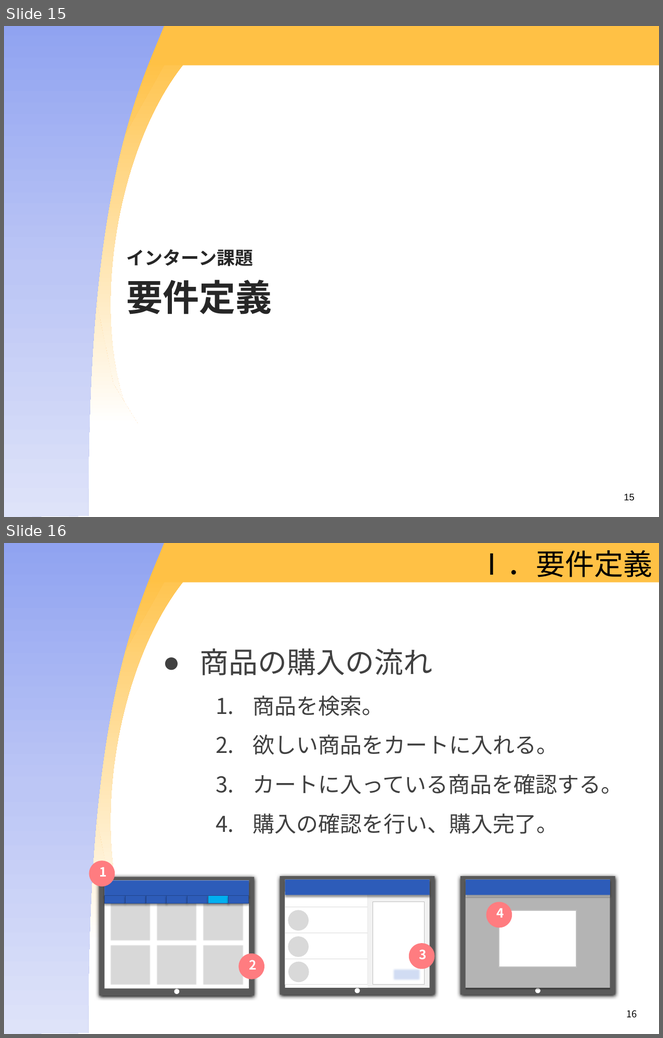
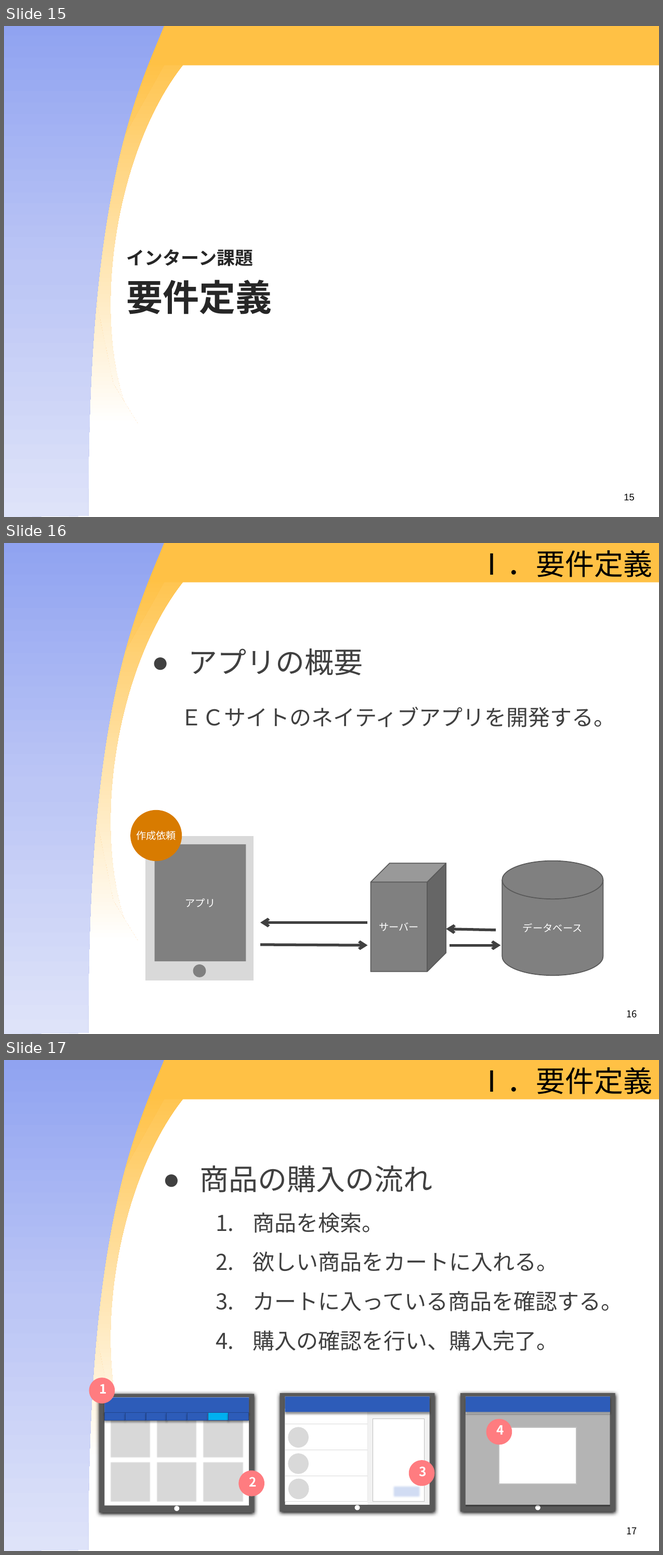
Before and after one commit to OIS-Takenaka/Internship2016, a slide deck: docs/[アプリ]インターンテキスト2016(冬)_第1版.pptx. Shown one above the other, each under a label of ours: slides 15 and 16 before the commit, slides 15, 16 and 17 after it. The pictures are 663x1038 and 663x1555 pixels, drawn with LibreOffice and Linux fonts; fonts in the diff are those of the drawing; background and template pictures are left out. Boxes give left, top, right and bottom in pixels: in the first picture for what was removed or moved away, otherwise in the second. Text is boxed around its words. In the diff, an @@ line names an element or a change of style, - is before the commit and + after.

```diff
--- a/docs/[アプリ]インターンテキスト2016(冬)_第1版.pptx
+++ b/docs/[アプリ]インターンテキスト2016(冬)_第1版.pptx
@@ slide 16 added at bbox=[4, 543, 659, 1034], background #FFFFFF; not listed: 4 template elements that a slide beside it also shows @@
@@ title added at bbox=[478, 550, 652, 577], 32 pt, text #000000 @@
+Ⅰ．要件定義
@@ text added at bbox=[181, 649, 616, 728], 24 pt, text #404040 @@
+● アプリの概要
+ＥＣサイトのネイティブアプリを開発する。
@@ ellipse added at bbox=[130, 810, 182, 861], fill #D87B00, 11 pt, text #FFFFFF @@
+作成依頼
@@ rectangle added at bbox=[145, 836, 254, 981], fill #D9D9D9, outline #FFFFFF 1 pt @@
@@ rectangle added at bbox=[155, 845, 246, 962], fill #808080, 11 pt, text #FFFFFF @@
+アプリ
@@ cube added at bbox=[371, 863, 446, 971], fill #808080, outline #595959 1 pt, 11 pt, text #FFFFFF @@
+サーバー
@@ cylinder added at bbox=[503, 861, 604, 976], fill #808080, outline #595959 1 pt, 11 pt, text #FFFFFF @@
+データベース
@@ arrow added from (367, 923) to (260, 923), #404040 3 pt @@
@@ arrow added from (496, 930) to (446, 929), #404040 3 pt @@
@@ arrow added from (260, 944) to (367, 945), #404040 3 pt @@
@@ arrow added from (450, 945) to (501, 945), #404040 3 pt @@
@@ ellipse added at bbox=[193, 965, 206, 978], fill #808080 @@
@@ page number added at bbox=[626, 1010, 637, 1018], 10.5 pt, text #000000 @@
+16
@@ what was slide 16 is now slide 17 @@
@@ page number at bbox=[626, 1527, 637, 1535]: text changed @@
-16
+17
```
Also in this commit, not shown: 3 slides changed, 2 other slides added, 1 slide removed, 10 other files.
